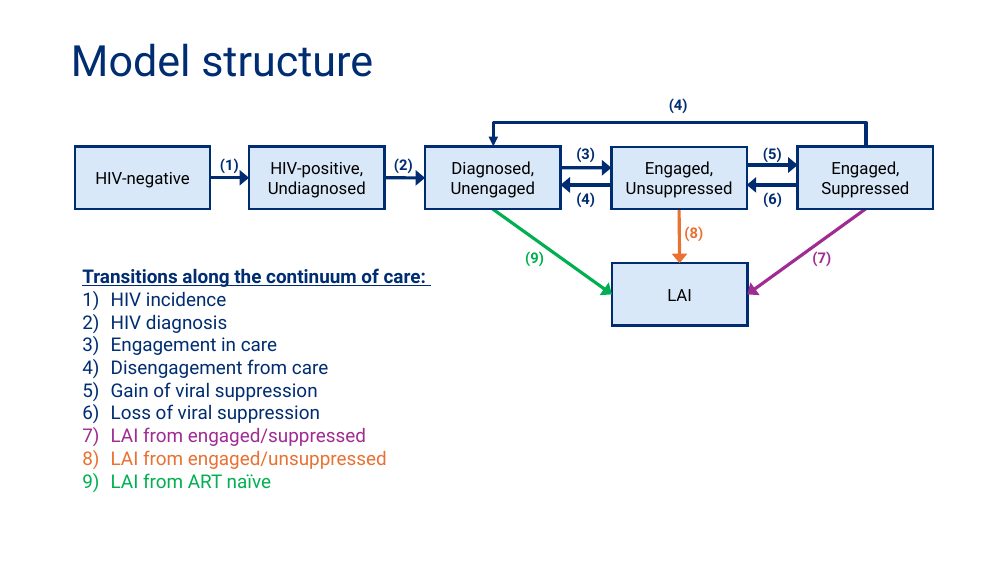
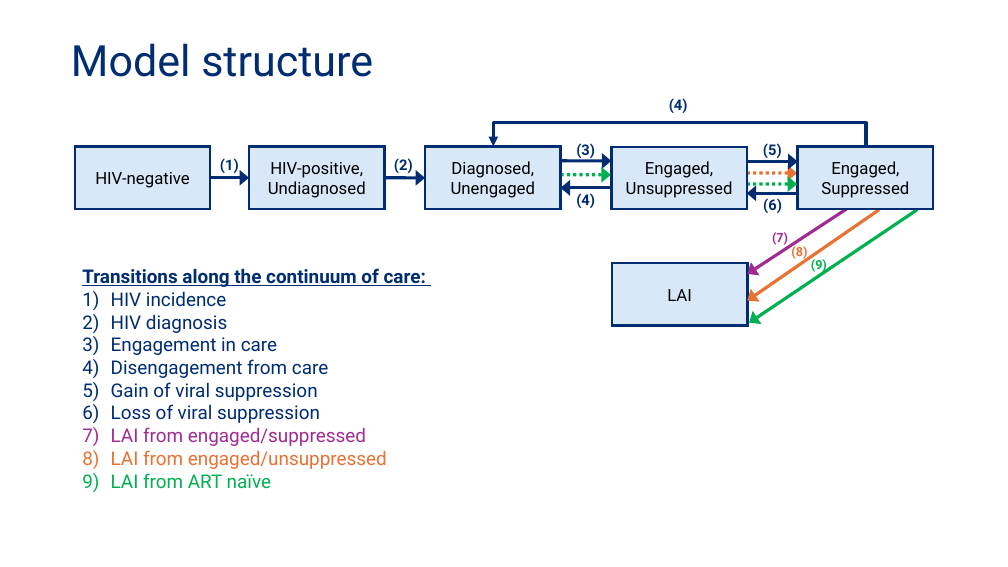
Before and after one commit to mschnure/gmha, a slide deck: slide 2 of documentation/model_structure.pptx. Drawn at 1008x567 pixels with LibreOffice and Linux fonts; fonts in the diff are those of the drawing. Boxes give left, top, right and bottom in pixels: in the first picture for what was removed or moved away, otherwise in the second. Text is boxed around its words. In the diff, an @@ line names an element or a change of style, - is before the commit and + after.

```diff
--- a/documentation/model_structure.pptx
+++ b/documentation/model_structure.pptx
@@ 2 texts, 2 arrows moved together from (x1=560, y1=147, x2=798, y2=168) to (x1=560, y1=143, x2=798, y2=162) @@
@@ arrow added from (560, 175) to (611, 175), #00B050 3 pt dashed @@
@@ arrow moved from (679, 209) - (680, 263) to (747, 173) - (797, 173) @@
@@ arrow (747, 173) - (797, 173): stroke #E97132 3 pt to #E97132 3 pt dashed @@
@@ arrow moved from (612, 185) - (560, 185) to (612, 188) - (560, 188) @@
@@ arrow moved from (798, 185) - (747, 185) to (798, 194) - (747, 194) @@
@@ arrow added from (747, 184) to (797, 185), #00B050 3 pt dashed @@
@@ arrow moved from (866, 209) - (748, 294) to (879, 209) - (748, 301) @@
@@ arrow (879, 209) - (748, 301): stroke #A02B93 3 pt to #E97132 3 pt @@
@@ arrow added from (847, 209) to (748, 274), #A02B93 3 pt @@
@@ arrow moved from (493, 209) - (612, 294) to (917, 209) - (749, 323) @@
@@ text "(6)" moved from (x1=763, y1=192, x2=782, y2=207) to (x1=763, y1=198, x2=782, y2=213) @@
@@ text "(7)" moved from (x1=812, y1=249, x2=831, y2=266) to (x1=772, y1=232, x2=788, y2=247) @@
@@ size 14 to 12 pt in 3 elements at (x1=811, y1=257, x2=827, y2=273), (x1=772, y1=232, x2=788, y2=247), (x1=791, y1=244, x2=807, y2=260) @@
@@ text "(8)" moved from (x1=684, y1=226, x2=703, y2=241) to (x1=791, y1=244, x2=807, y2=260) @@
@@ text "(9)" moved from (x1=525, y1=251, x2=544, y2=266) to (x1=811, y1=257, x2=827, y2=273) @@
```
Also in this commit, not shown: 1 slide added, 12 other files.
